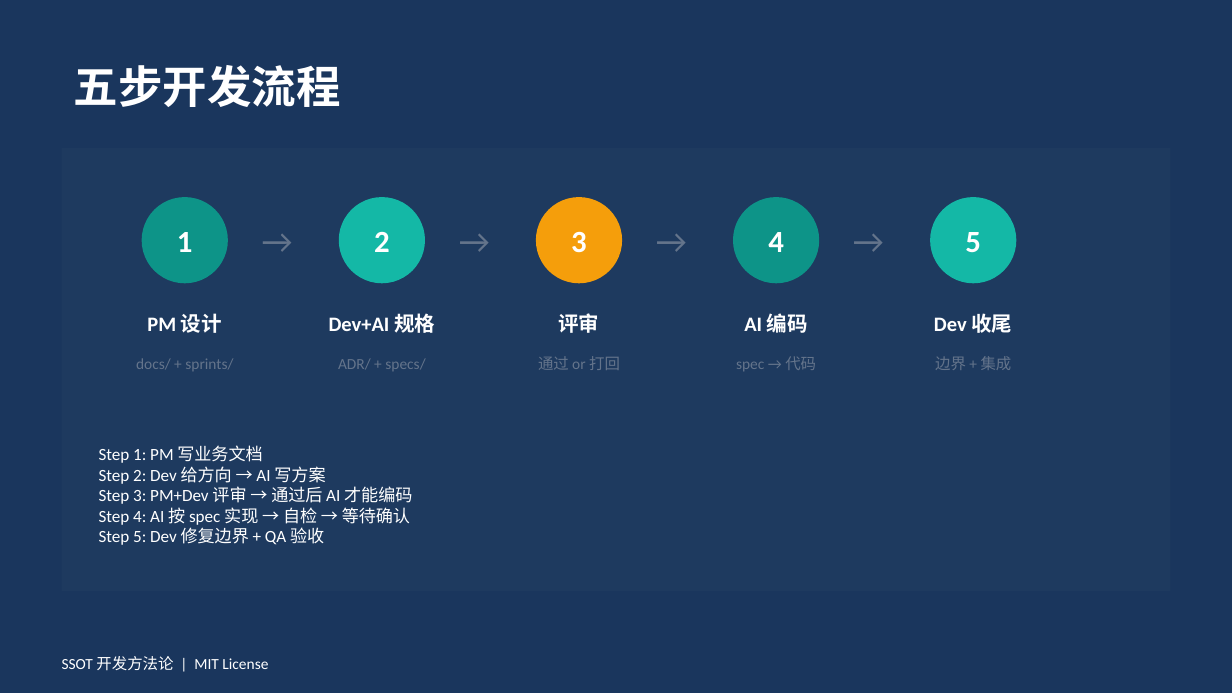
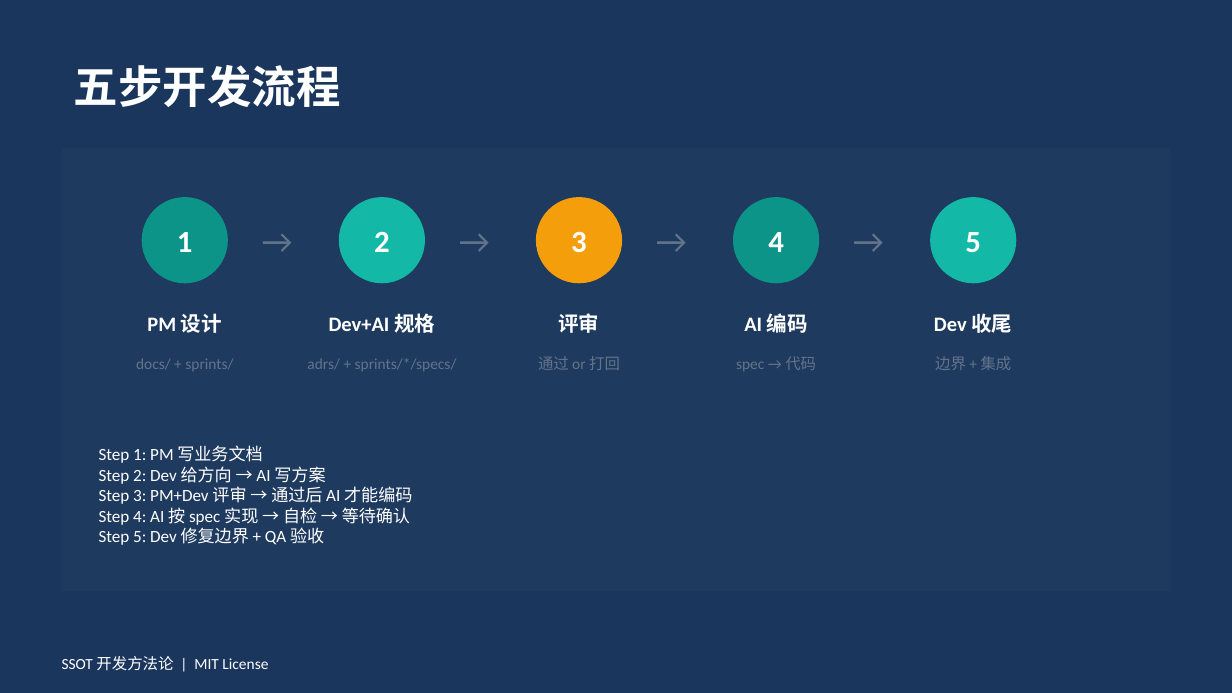
Before and after one commit to Toketec/SpecRocket, a slide deck: slide 7 of SSOT-开发方法论-培训.pptx. Drawn at 1232x693 pixels with LibreOffice and Linux fonts; fonts in the diff are those of the drawing. Boxes give left, top, right and bottom in pixels: in the first picture for what was removed or moved away, otherwise in the second. Text is boxed around its words. In the diff, an @@ line names an element or a change of style, - is before the commit and + after.

Commit message:
feat: SpecRocket v3.0.0 结构升级 — sprints 顶层迭代容器(含 docs+specs) / adrs / 规格归迭代 / 白皮书
- sprints/sp-NNN-名称/ 迭代容器：docs/(PM 产品设计) + specs/(Dev 技术规格，多 spec 共同促成一次迭代)
- adrs/adr-NNN-名称 全局架构决策（不随 sprint 走）
- apps/businesses/tools 回归纯代码域（删 specs/）
- docs/ 新增 whitepaper.md
- 命名全小写连字符：sp-/spec-/adr-
- 规格拆分原则：解耦 + 提升 token 利用率，不刻意多拆
- migrate v3.0：转移→收敛→保留→删除，零残留
- 四文件同步：SKILL/AGENTS/CLAUDE/README 中英 + PPT 16 处更新

```diff
--- a/SSOT-开发方法论-培训.pptx
+++ b/SSOT-开发方法论-培训.pptx
@@ text at (307, 358, 457, 371): text changed @@
-ADR/ + specs/
+adrs/ + sprints/*/specs/
```
Also in this commit, not shown: 6 other slides changed, 36 other files.
